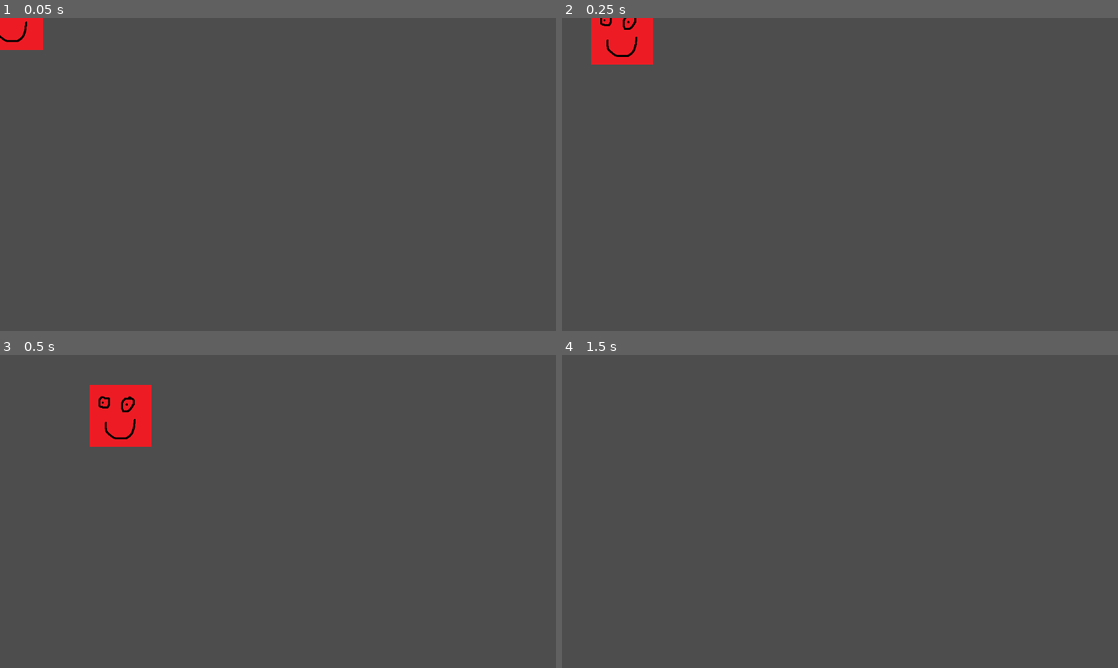
Above: before the commit, frames 1-4 (two rows, left to right).
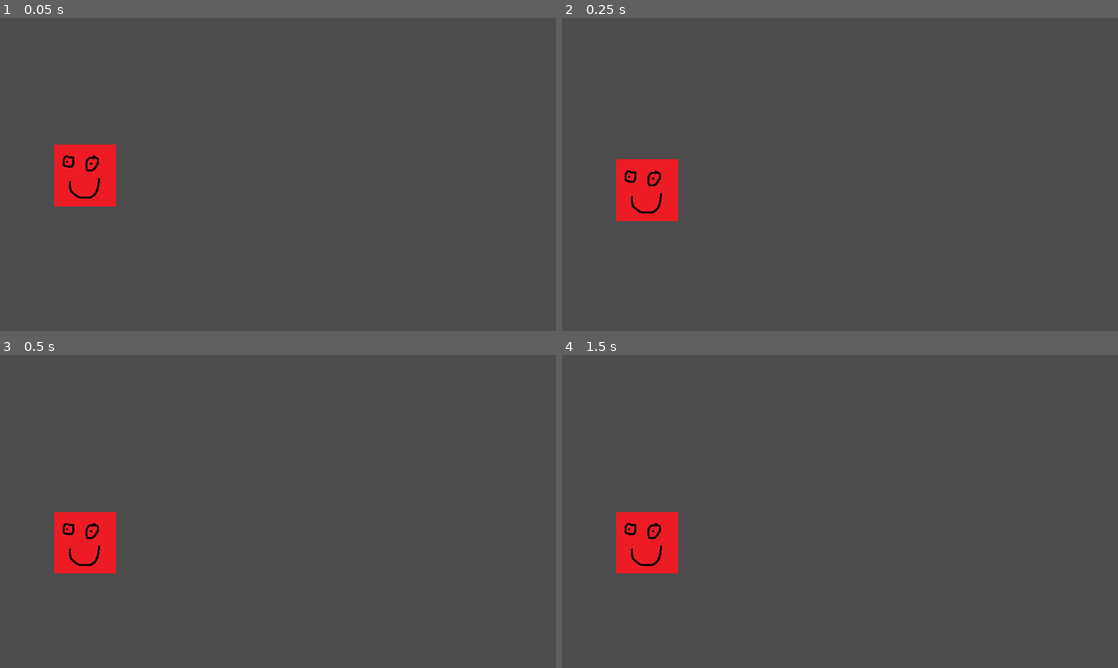
Above: after the commit, the same moments.

Repository: pakreft/is-project
Game: Godot game, scene res://scenes/player.tscn
Two runs of this game, one before a commit and one after it. Both use one fixed random seed, a clock stepped at 60 frames per second and the inputs below. This scene is started directly instead of the project's main scene.
Inputs:
- Up to frame 1 (0.05 s): no input
- Up to frame 2 (0.25 s): no input
- Up to frame 3 (0.5 s): no input
- Up to frame 4 (1.5 s): tap Space (jump) at 0.77 s

The runs differ from the first frame. In frame 1, 3.0% of the frame differs, in the area x 0-21%, y 0-61%; in frame 2, 3.9%; in frame 3, 4.4%, in the area x 9-28%, y 9-70%; in frame 4, 2.2%.

Commit message:
Add camera

Diff:
--- a/scenes/player.tscn
+++ b/scenes/player.tscn
@@ -14,3 +14,9 @@
 
 [node name="CollisionShape2D" type="CollisionShape2D" parent="."]
 shape = SubResource("RectangleShape2D_sqvej")
+
+[node name="Camera2D" type="Camera2D" parent="."]
+offset = Vector2(400, 0)
+drag_vertical_enabled = true
+drag_top_margin = 0.5
+editor_draw_drag_margin = true
